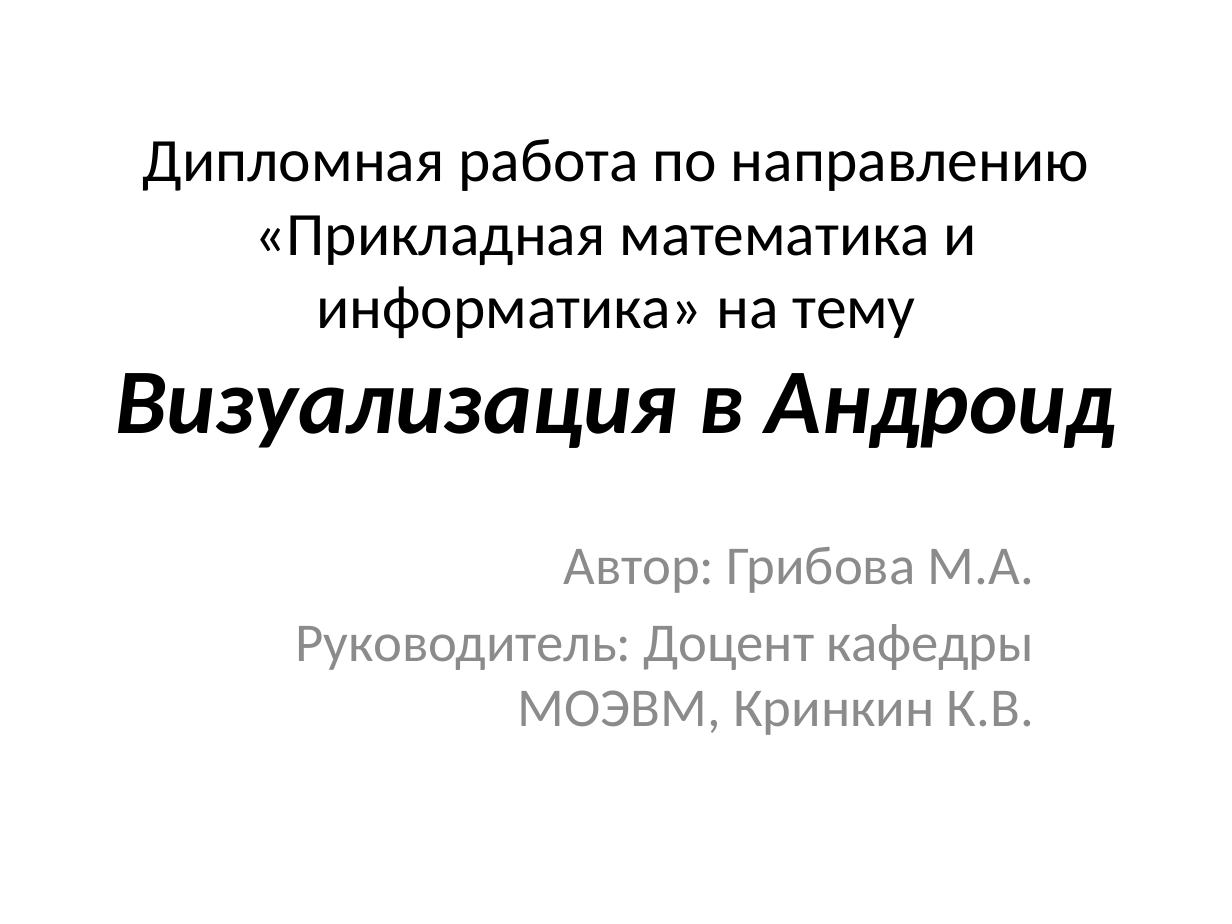
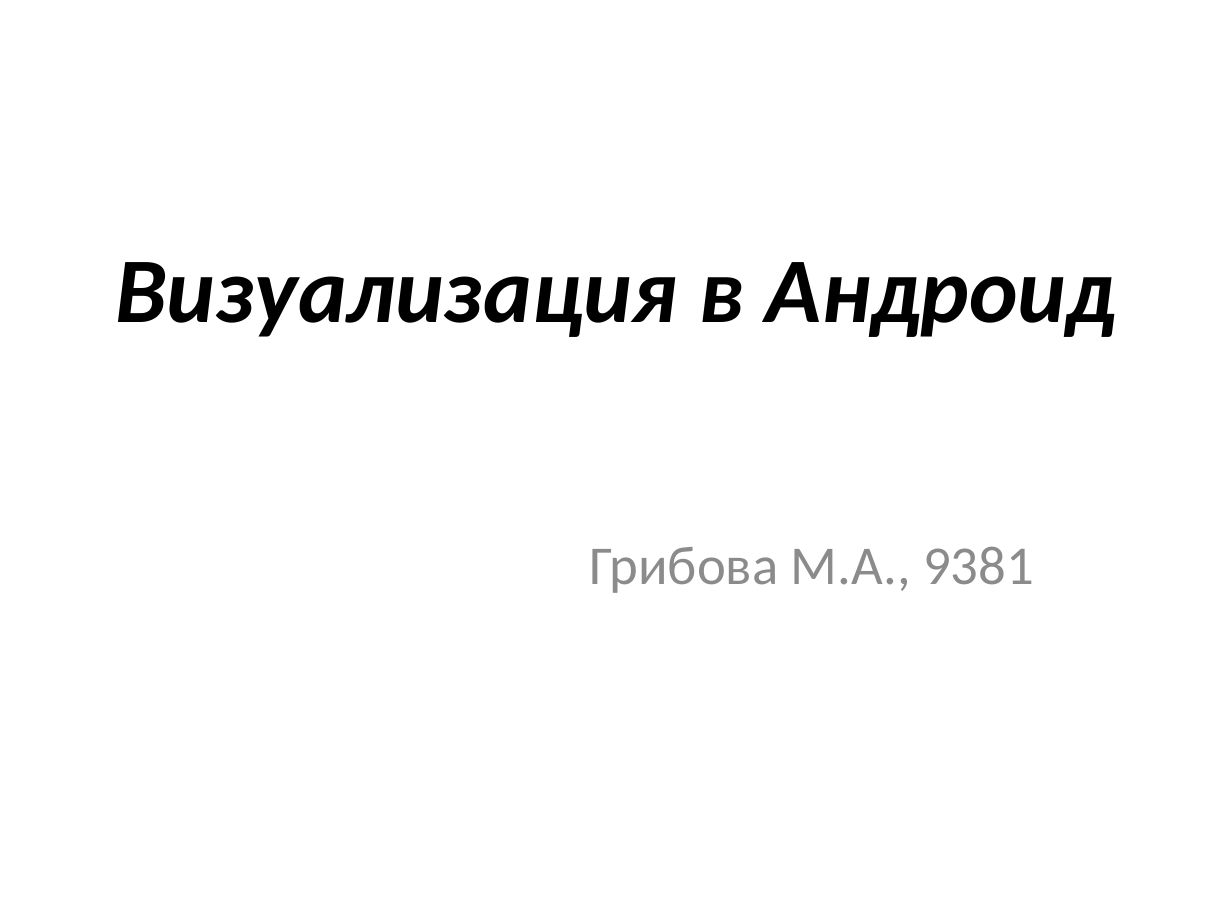
Before and after one commit to geo2tag/geocube, a slide deck: slide 1 of Диплом презентация.pptx. Drawn at 1232x924 pixels with LibreOffice and Linux fonts; fonts in the diff are those of the drawing. Boxes give left, top, right and bottom in pixels: in the first picture for what was removed or moved away, otherwise in the second. Text is boxed around its words. In the diff, an @@ line names an element or a change of style, - is before the commit and + after.

```diff
--- a/Диплом презентация.pptx
+++ b/Диплом презентация.pptx
@@ title at (115,262,1116,337): text changed; size 36 to 54 pt; bold on; italic on @@
-Дипломная работа по направлению «Прикладная математика и информатика» на тему
-Визуализация в Андроид
+Визуализация в Андроид
@@ subtitle at (590,546,1034,593): text changed @@
-Автор: Грибова М.А.
-Руководитель: Доцент кафедры МОЭВМ, Кринкин К.В.
+Грибова М.А., 9381
```
Also in this commit, not shown: 19 other slides changed, 1 slide added, 5 slides removed, 3 other files.
